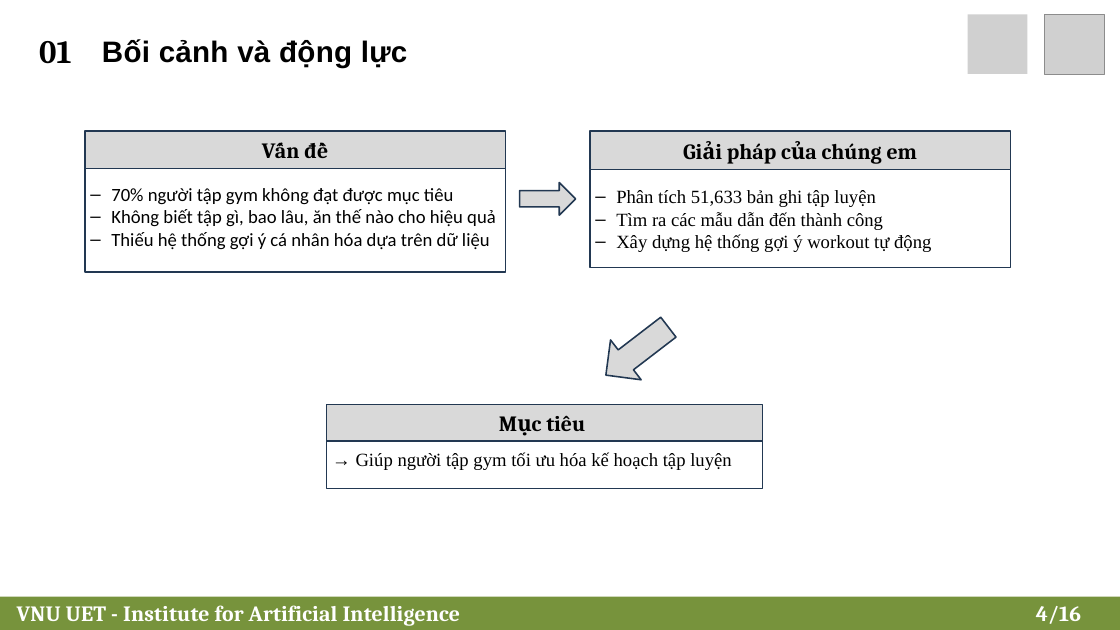
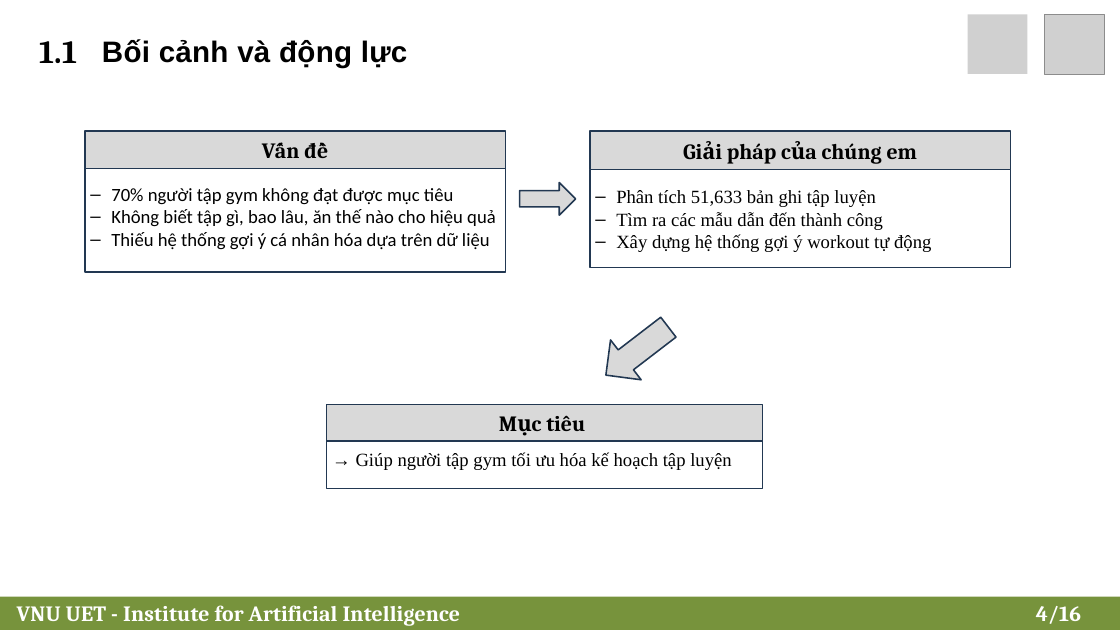
Before and after one commit to 24022404/fitness-recommendation, a slide deck: slide 4 of Slide_DataMining.pptx. Drawn at 1120x630 pixels with LibreOffice and Linux fonts; fonts in the diff are those of the drawing; grey boxes stand for pictures; background and template pictures are left out. Boxes give left, top, right and bottom in pixels: in the first picture for what was removed or moved away, otherwise in the second. Text is boxed around its words. In the diff, an @@ line names an element or a change of style, - is before the commit and + after.

```diff
--- a/Slide_DataMining.pptx
+++ b/Slide_DataMining.pptx
@@ text at box(39, 41, 77, 63): text changed @@
-01
+1.1
```
Also in this commit, not shown: 8 other slides changed.
